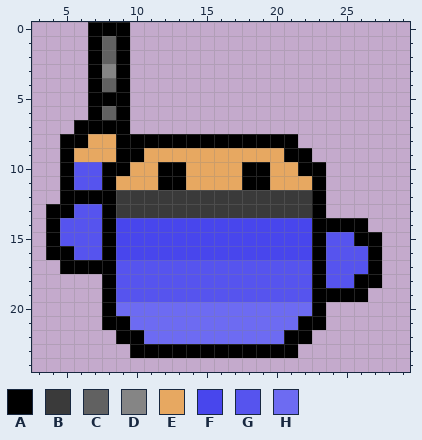
One commit to this pixel-art sprite: resrc/enemy_3.png. The picture above was drawn from the file before the commit.
The file is 32x32 pixels. Shown: x 3..29, y 0..24.
Palette (. is transparent): A #000000  B #3a3a3a  C #616161  D #858585  E #e7a861  F #4846ed  G #5654ee  H #6d6bf2
Pixels before, first column x 4:
 0 ...AAA..................
 1 ...ACA..................
 2 ...ACA..................
 3 ...ADA..................
 4 ...ACA..................
 5 ...AAA..................
 6 ...ACA..................
 7 ..AAAA..................
 8 .AAEEAAAAAAAAAAAAA......
 9 .AEEEAAEEEEEEEEEEAA.....
10 .AGGAAEEAAEEEEAAEEAA....
11 .AGGAEEEAAEEEEAAEEEA....
12 .AAAABBBBBBBBBBBBBBA....
13 AAGGABBBBBBBBBBBBBBA....
14 AGGGAFFFFFFFFFFFFFFAAAA.
15 AGGGAFFFFFFFFFFFFFFAGGAA
16 AAGGAFFFFFFFFFFFFFFAGGGA
17 .AAAAGGGGGGGGGGGGGGAGGGA
18 ....AGGGGGGGGGGGGGGAGGAA
19 ....AGGGGGGGGGGGGGGAAAA.
20 ....AHHHHHHHHHHHHHHA....
21 ....AAHHHHHHHHHHHHAA....
22 .....AAHHHHHHHHHHAA.....
23 ......AAAAAAAAAAAA......
Once edited:
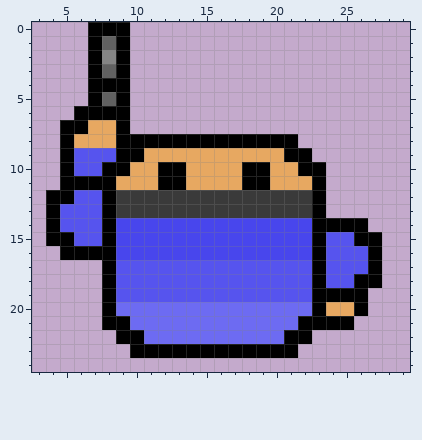
The exact change:
Changed rows in their new state; - is an unchanged pixel.
first column x 4:
 2 ----D------------------
 3 ----C------------------
 4 ----A------------------
 5 ----C------------------
 6 --A-A------------------
 7 -A-EE------------------
 8 --E--------------------
 9 --GGG------------------
11 --AA-------------------
12 A-GG-------------------
13 -G---------------------
15 -A---------------------
16 .-AA-------------------
17 -...-------------------
20 --------------------EEA
21 --------------------AA-
Changed places in both pictures, as pixel boxes (x1, y1, x2, y2):
changed: (46, 50, 116, 274)
added: (326, 302, 368, 330)
